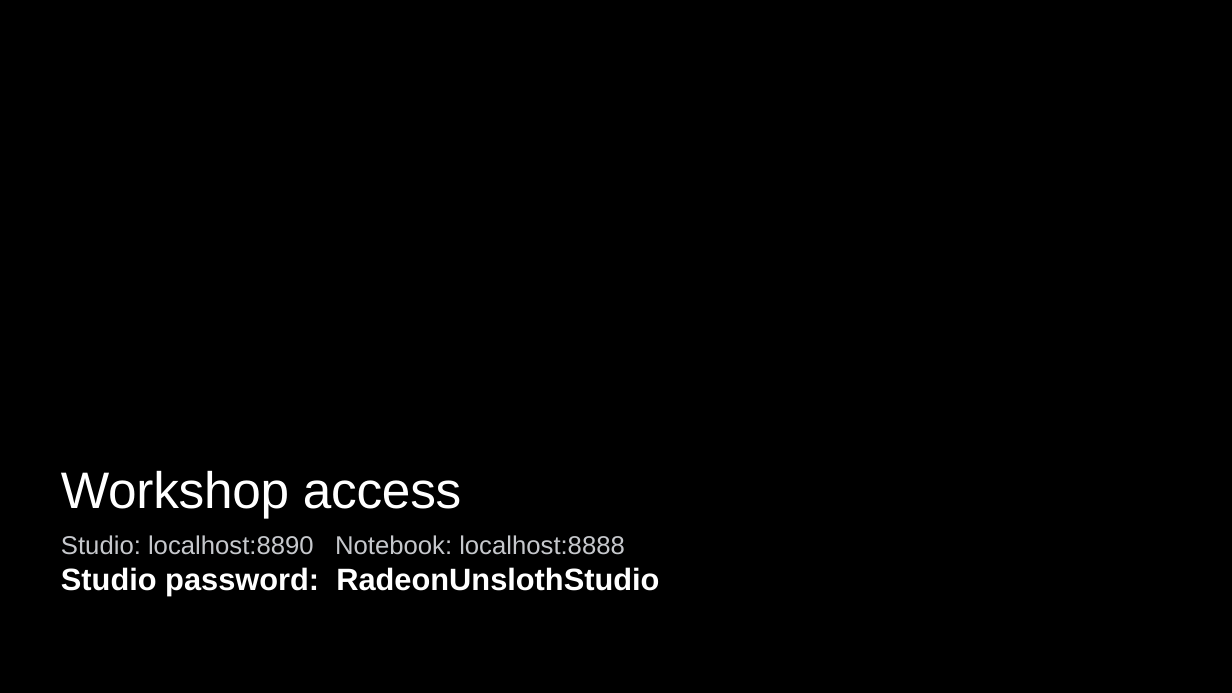
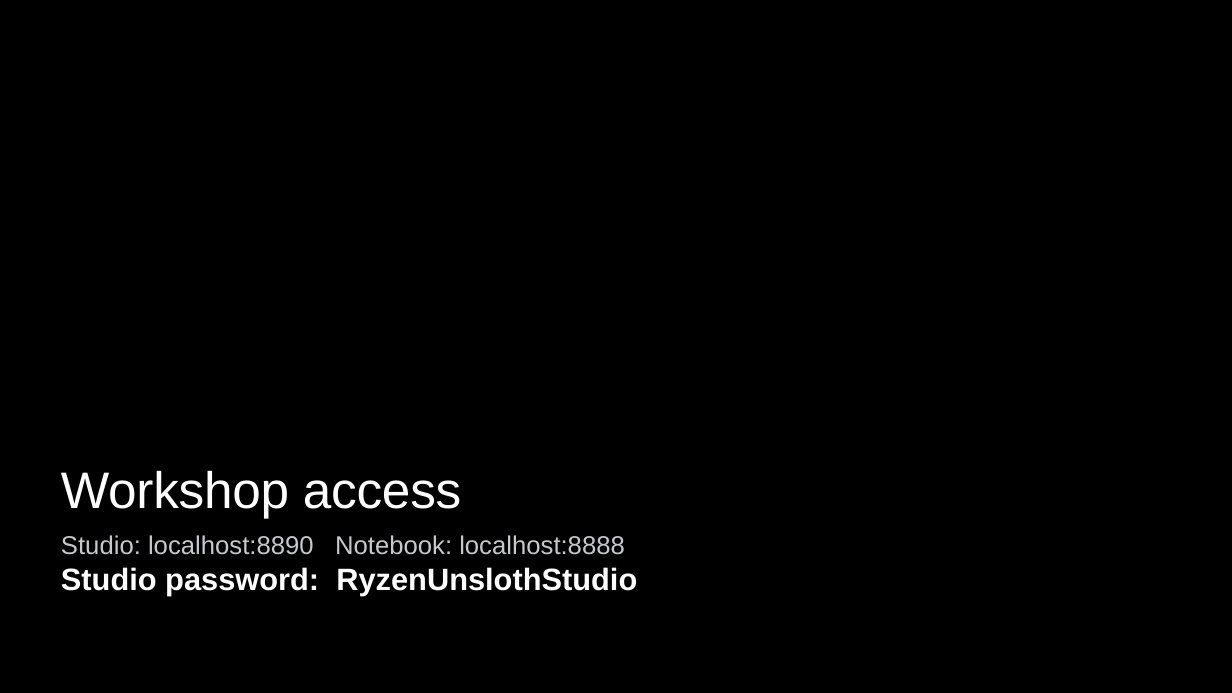
Before and after one commit to TwelveNights/Unsloth-RL-Workshop-on-Radeon, a slide deck: slide 2 of docs/AMD-Unsloth-Studio-Fine-tuning.pptx. Drawn at 1232x693 pixels with LibreOffice and Linux fonts; fonts in the diff are those of the drawing; background and template pictures are left out. Boxes give left, top, right and bottom in pixels: in the first picture for what was removed or moved away, otherwise in the second. Text is boxed around its words. In the diff, an @@ line names an element or a change of style, - is before the commit and + after.

Commit message:
Studio password: RyzenUnslothStudio
Notebook, executed notebook, README and slides (2, 13, 18; PDF
re-exported), matching the fleet image's new Studio password.

```diff
--- a/docs/AMD-Unsloth-Studio-Fine-tuning.pptx
+++ b/docs/AMD-Unsloth-Studio-Fine-tuning.pptx
@@ text at (x1=61, y1=567, x2=637, y2=595): text changed @@
-Studio password: RadeonUnslothStudio
+Studio password: RyzenUnslothStudio
```
Also in this commit, not shown: 2 other slides changed, 4 other files.
